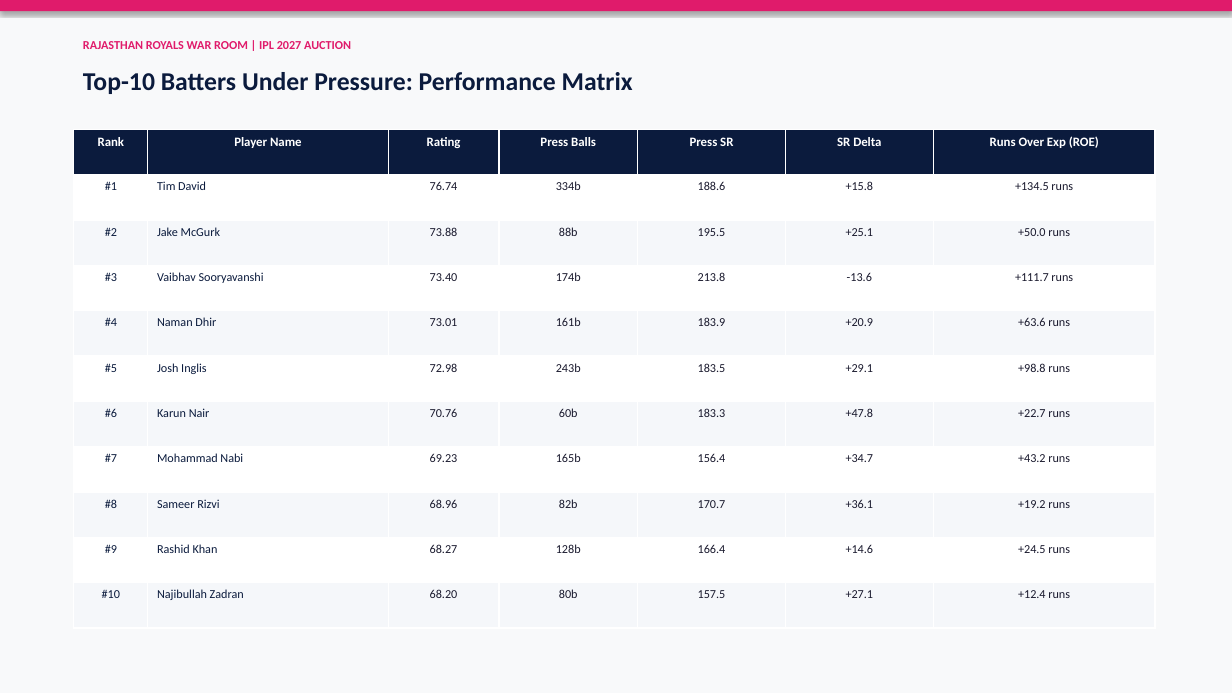
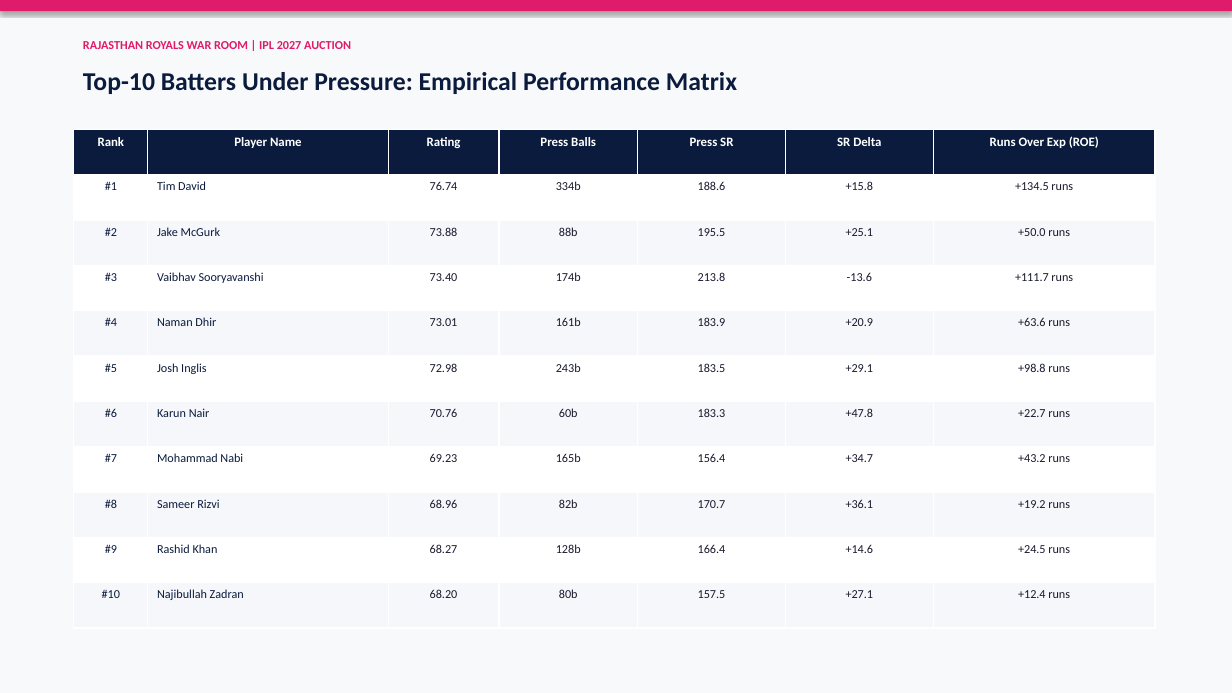
Before and after one commit to MohamedNavith/Rajasthan-Royals-Hackathon, a slide deck: slide 5 of outputs/rr_auction_presentation.pptx (slide 4 before the commit). Drawn at 1232x693 pixels with LibreOffice and Linux fonts; fonts in the diff are those of the drawing. Boxes give left, top, right and bottom in pixels: in the first picture for what was removed or moved away, otherwise in the second. Text is boxed around its words. In the diff, an @@ line names an element or a change of style, - is before the commit and + after.

```diff
--- a/outputs/rr_auction_presentation.pptx
+++ b/outputs/rr_auction_presentation.pptx
@@ text at [83,72,737,94]: text changed @@
-Top-10 Batters Under Pressure: Performance Matrix
+Top-10 Batters Under Pressure: Empirical Performance Matrix
```
Also in this commit, not shown: 7 other slides changed, 2 slides added, 1 slide removed, 7 other files.
